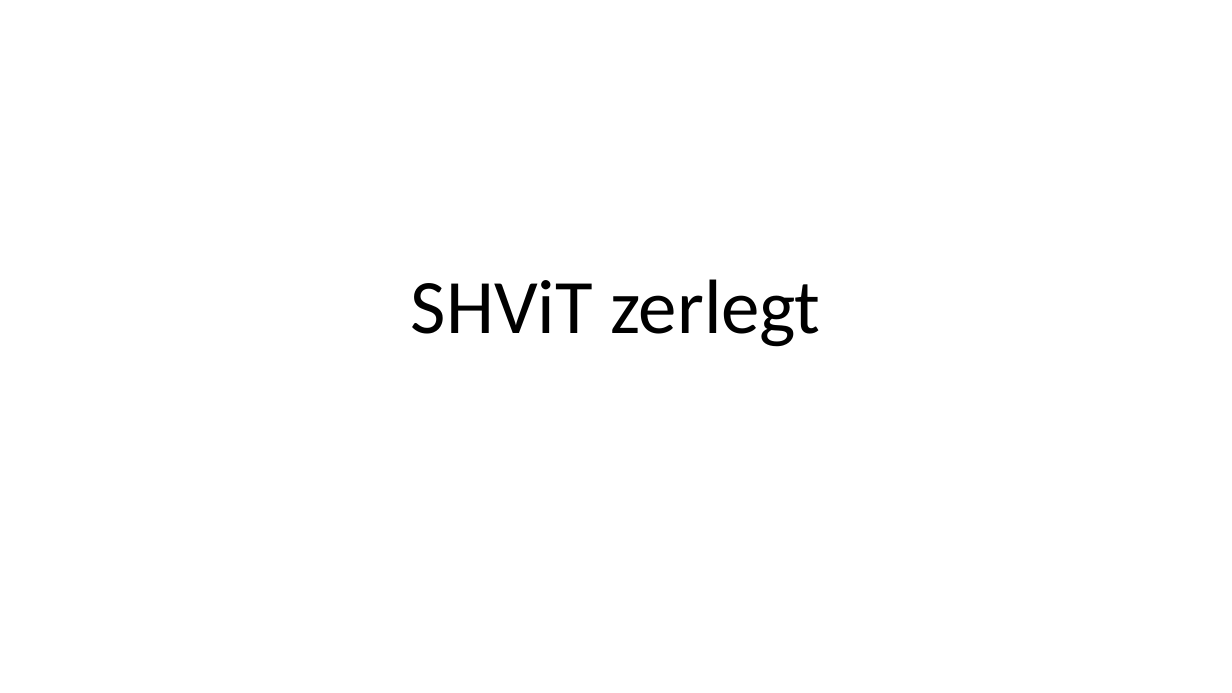
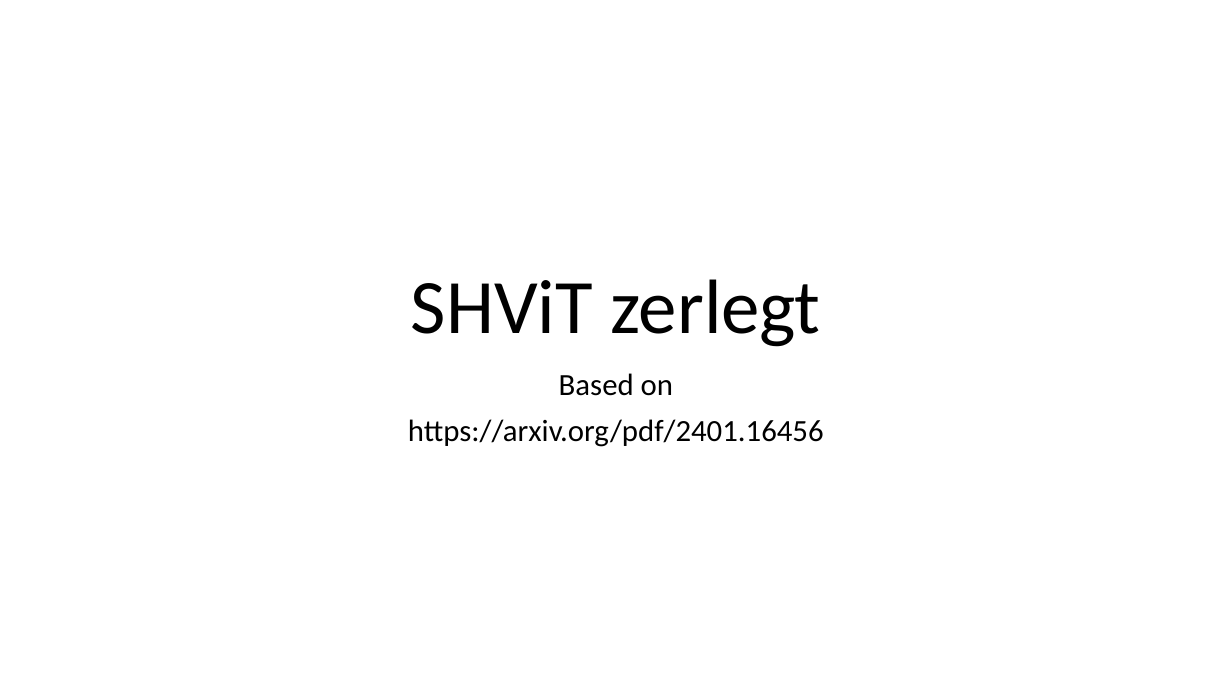
Before and after one commit to CGD16/efficient_shvit_segformer_extend_ba, a slide deck: slide 1 of Understand Models/SHViT/SHViT zerlegt.odp. Drawn at 1232x693 pixels with LibreOffice and Linux fonts; fonts in the diff are those of the drawing. Boxes give left, top, right and bottom in pixels: in the first picture for what was removed or moved away, otherwise in the second. Text is boxed around its words. In the diff, an @@ line names an element or a change of style, - is before the commit and + after.

```diff
--- a/Understand Models/SHViT/SHViT zerlegt.odp
+++ b/Understand Models/SHViT/SHViT zerlegt.odp
@@ subtitle added at (x1=408, y1=373, x2=824, y2=447), 24 pt, text #000000 @@
+Based on
+https://arxiv.org/pdf/2401.16456
```
Also in this commit, not shown: 3 other files.
